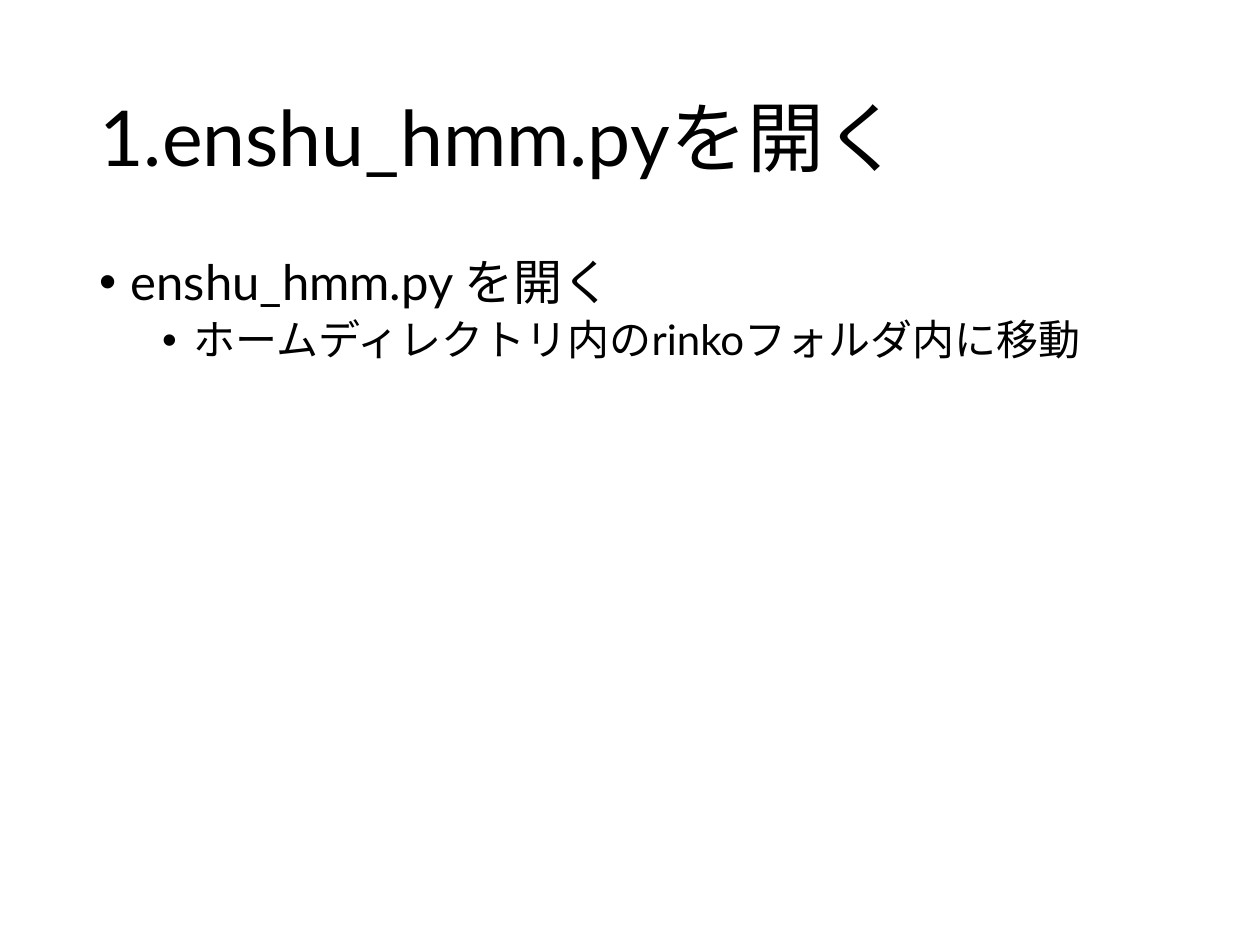
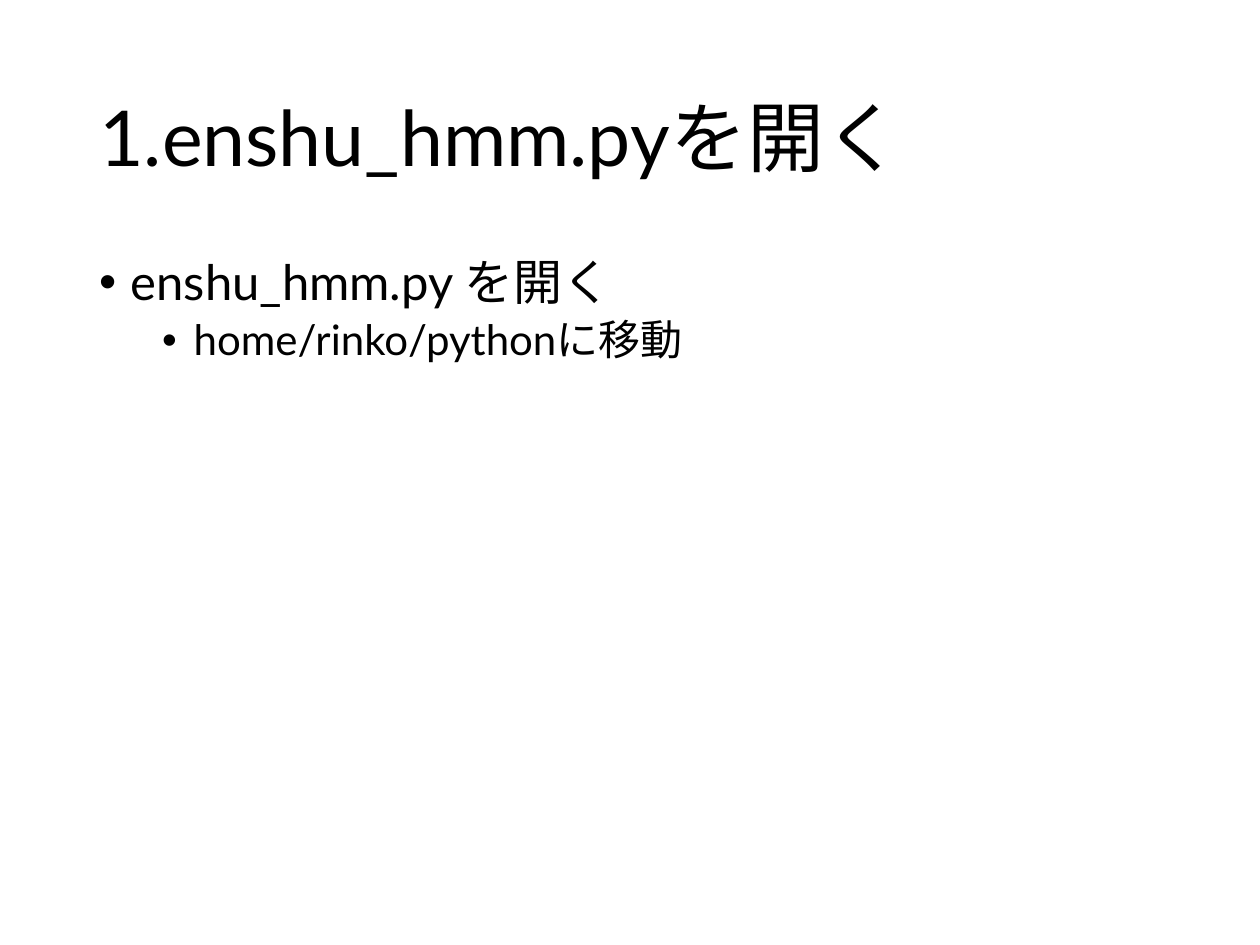
Before and after one commit to 2017B4/rinko_production, a slide deck: slide 2 of slide/輪講実習.pptx. Drawn at 1260x945 pixels with LibreOffice and Linux fonts; fonts in the diff are those of the drawing. Boxes give left, top, right and bottom in pixels: in the first picture for what was removed or moved away, otherwise in the second. Text is boxed around its words. In the diff, an @@ line names an element or a change of style, - is before the commit and + after.

```diff
--- a/slide/輪講実習.pptx
+++ b/slide/輪講実習.pptx
@@ text at box(194, 319, 683, 363): text changed @@
-  • ホームディレクトリ内のrinkoフォルダ内に移動
+  • home/rinko/pythonに移動
```
Also in this commit, not shown: 8 other slides changed, 1 slide added, 1 slide removed.
